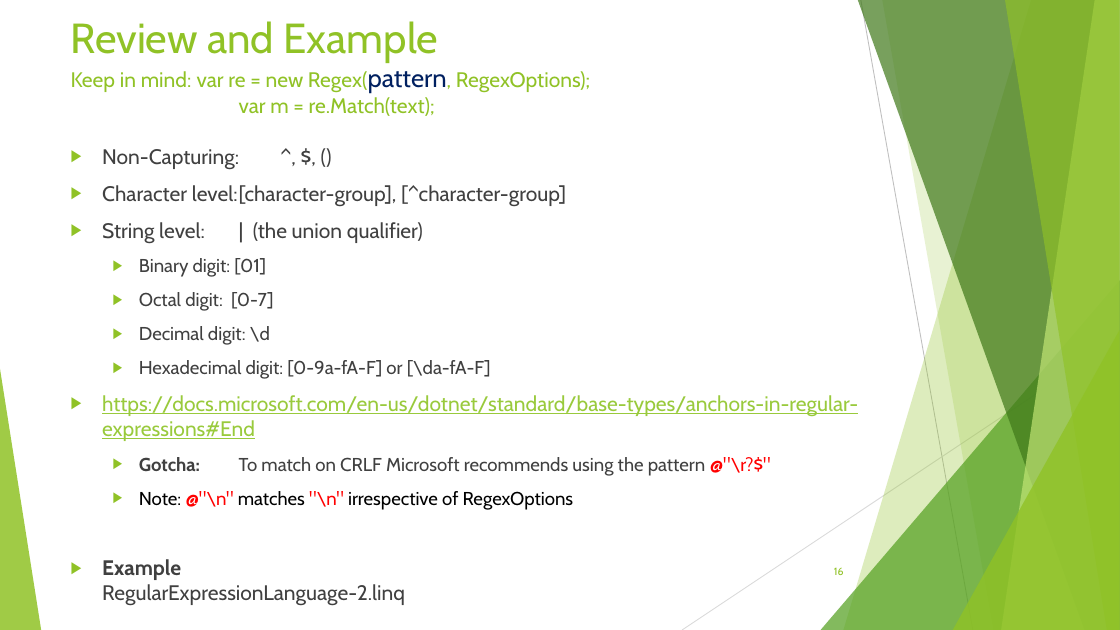
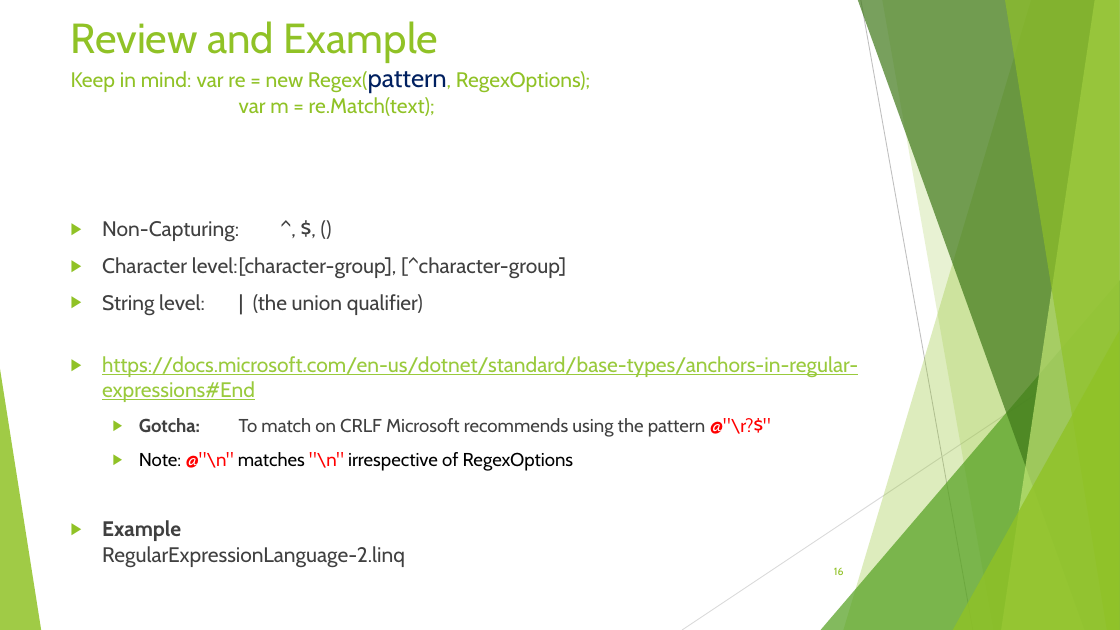
Before and after one commit to avifarah/RegularExpressionsTalk, a slide deck: slide 16 of Regular expression.pptx. Drawn at 1120x630 pixels with LibreOffice and Linux fonts; fonts in the diff are those of the drawing. Boxes give left, top, right and bottom in pixels: in the first picture for what was removed or moved away, otherwise in the second. Text is boxed around its words. In the diff, an @@ line names an element or a change of style, - is before the commit and + after.

```diff
--- a/Regular expression.pptx
+++ b/Regular expression.pptx
@@ text "Non-Capturing: ^, $, ()": place and size @@
-text "Non-Capturing: ^, $, ()" at (102, 149, 858, 606)
+text "Non-Capturing: ^, $, ()" at (102, 221, 858, 568)
@@ text at (139, 258, 491, 379): paragraphs removed @@
-  ▶ Binary digit: [01]
-  ▶ Octal digit: [0-7]
-  ▶ Decimal digit: \d
-  ▶ Hexadecimal digit: [0-9a-fA-F] or [\da-fA-F]
```
Also in this commit, not shown: 7 other slides changed.
